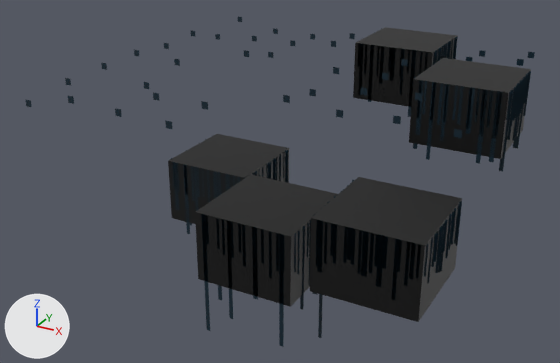
The glTF model netrun/assets/models/env/floor_b.glb, before and after one commit.
Both versions are drawn from a 50 mm camera at (1.63, -3.17, 0.97) aimed at (-0.06, -0.1, -0.57). Lighting does not change. The marker at lower left points along +X, +Y and +Z. The picture after the commit comes second. Vertices at exactly the same position are counted once.

Names of what the first picture shows: 'dots', 'floor_streaks_hang', 'tiles'.
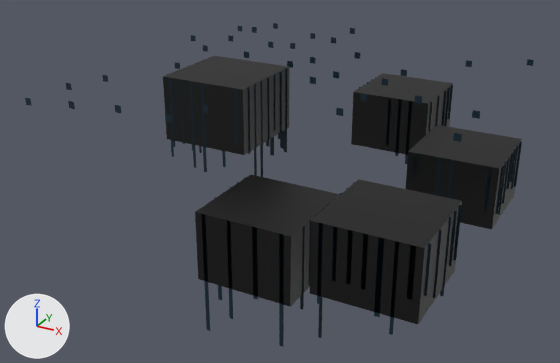
Location of each change, (x1, y1, x2, y2) in pixels of the pictures (560 x 363 px; the box of a moved part takes in the faces that stretch with it):
'tiles', reshaped (9% shorter): before (168, 27, 531, 322); after (163, 56, 522, 324)
'floor_streaks_hang', reshaped (9% shorter): before (171, 28, 531, 346); after (167, 57, 522, 346)
part 1 of me_tiles, moved or reshaped: before (353, 27, 458, 107); after (351, 73, 453, 154)
part 2 of me_tiles, moved or reshaped: before (168, 134, 289, 224); after (163, 56, 290, 155)
part 3 of me_tiles, moved or reshaped: before (310, 177, 462, 322); after (310, 179, 462, 324)
part 4 of me_tiles, moved or reshaped: before (409, 58, 531, 159); after (406, 125, 522, 229)
part 5 of me_floor_streaks_hang, moved or reshaped: before (408, 50, 416, 117); after (405, 101, 412, 164)
part 6 of me_floor_streaks_hang, moved or reshaped (not visible before): after (428, 102, 432, 133)
part 7 of me_floor_streaks_hang, moved or reshaped: before (444, 44, 447, 58); after (442, 90, 446, 126)
part 8 of me_floor_streaks_hang, moved or reshaped: before (454, 37, 457, 59); after (448, 85, 453, 119)
part 9 of me_floor_streaks_hang, moved or reshaped: before (225, 174, 228, 191); after (234, 88, 238, 145)
part 10 of me_floor_streaks_hang, moved or reshaped: before (274, 158, 276, 180); after (274, 75, 275, 130)
part 11 of me_floor_streaks_hang, moved or reshaped (not visible before): after (453, 205, 462, 261)
part 12 of me_floor_streaks_hang, moved or reshaped: before (495, 95, 502, 135); after (484, 171, 491, 210)
part 13 of me_floor_streaks_hang, deleted: before (171, 28, 531, 300)
part 14 of me_floor_streaks_hang, moved or reshaped: before (316, 209, 456, 286); after (314, 182, 457, 335)
part 15 of me_floor_streaks_hang, added: after (375, 77, 522, 215)
part 16 of me_floor_streaks_hang, built on: before (194, 167, 198, 211); after (167, 65, 287, 177)
part 17 of me_floor_streaks_hang, deleted: before (513, 77, 525, 148)

The change, as a list of edits to the scene's bpy script:
```text
Change me_tiles:
    used by ob_tiles; location = (0.0, 0.0, 0.0)
    remove me_tiles.from_pydata(...)  # 40 vertices, 60 faces; spans x -0.46..0.96, y -0.96..0.96, z -0.71..0.0
    add me_tiles.from_pydata(...)  # 40 vertices, 60 faces; spans x -0.46..0.96, y -0.96..0.96, z -0.65..0.0
    me_tiles part 1: the loose piece of 8 vertices spanning x 0.04..0.46, y 0.54..0.96, z -0.3..0.0 is moved by (0.0, 0.0, -0.27)
    me_tiles part 2: the loose piece of 8 vertices spanning x -0.46..-0.04, y -0.46..-0.04, z -0.71..-0.41 is moved by (0.0, 0.0, 0.41)
    me_tiles part 3: the loose piece of 8 vertices spanning x 0.54..0.96, y -0.96..-0.54, z -0.55..-0.25 is moved by (0.0, 0.0, -0.01)
    me_tiles part 4: the loose piece of 8 vertices spanning x 0.54..0.96, y 0.04..0.46, z -0.3..0.0 is moved by (0.0, 0.0, -0.34)
Change me_floor_streaks_hang:
    used by ob_floor_streaks_hang; location = (0.0, 0.0, 0.0)
    remove me_floor_streaks_hang.from_pydata(...)  # 1408 vertices, 704 faces; spans x -0.47..0.97, y -0.96..0.96, z -0.95..0.0
    add me_floor_streaks_hang.from_pydata(...)  # 436 vertices, 218 faces; spans x -0.47..0.97, y -0.96..0.96, z -0.95..0.0
    me_floor_streaks_hang part 5: the loose piece of 4 vertices spanning x 0.35..0.37, y 0.54, z -0.36..0.0 is moved by (0.0, 0.0, -0.27)
    me_floor_streaks_hang part 6: the loose piece of 4 vertices spanning x 0.45..0.47, y 0.6, z -0.19..0.0 is moved by (0.0, -0.02, -0.26)
    me_floor_streaks_hang part 7: the loose piece of 4 vertices spanning x 0.45..0.47, y 0.75, z -0.23..0.0 is moved by (0.0, 0.06, -0.27)
    me_floor_streaks_hang part 8: the loose piece of 4 vertices spanning x 0.45..0.47, y 0.92, z -0.18..0.0 is moved by (0.0, 0.0, -0.28)
    me_floor_streaks_hang part 9: the loose piece of 4 vertices spanning x -0.14..-0.13, y -0.46, z -0.67..-0.41 is moved by (0.06, 0.0, 0.41)
    me_floor_streaks_hang part 10: the loose piece of 4 vertices spanning x -0.05..-0.03, y -0.19, z -0.67..-0.41 is moved by (0.0, 0.0, 0.4)
    me_floor_streaks_hang part 11: the loose piece of 4 vertices spanning x 0.91..0.93, y -0.54, z -0.49..-0.25 is moved by (0.04, -0.04, -0.01)
    me_floor_streaks_hang part 12: the loose piece of 4 vertices spanning x 0.92..0.94, y 0.04, z -0.2..0.0 is moved by (-0.01, 0.0, -0.35)
    me_floor_streaks_hang part 13: 297 loose pieces with 1188 vertices, spanning x -0.47..0.97, y -0.96..0.96, z -0.91..0.0, are deleted
    me_floor_streaks_hang part 14: 19 vertices moved within x 0.53..0.97, y -0.96..-0.54, z -0.26; 41 vertices removed from x 0.53..0.97, y -0.96..-0.54, z -0.45..-0.26; 61 vertices added at x 0.53..0.97, y -0.96..-0.54, z -0.64..-0.26
    me_floor_streaks_hang part 15: 118 vertices added at x 0.03..0.97, y 0.04..0.96, z -0.65..-0.27
    me_floor_streaks_hang part 16: 2 vertices removed from x -0.31..-0.3, y -0.46, z -0.84; 82 vertices added at x -0.47..-0.03, y -0.46..-0.04, z -0.58..0.0
    me_floor_streaks_hang part 17: 2 vertices removed from x 0.95..0.97, y 0.31, z 0.0
    other edits to the shape of me_floor_streaks_hang do not show in these pictures
```
